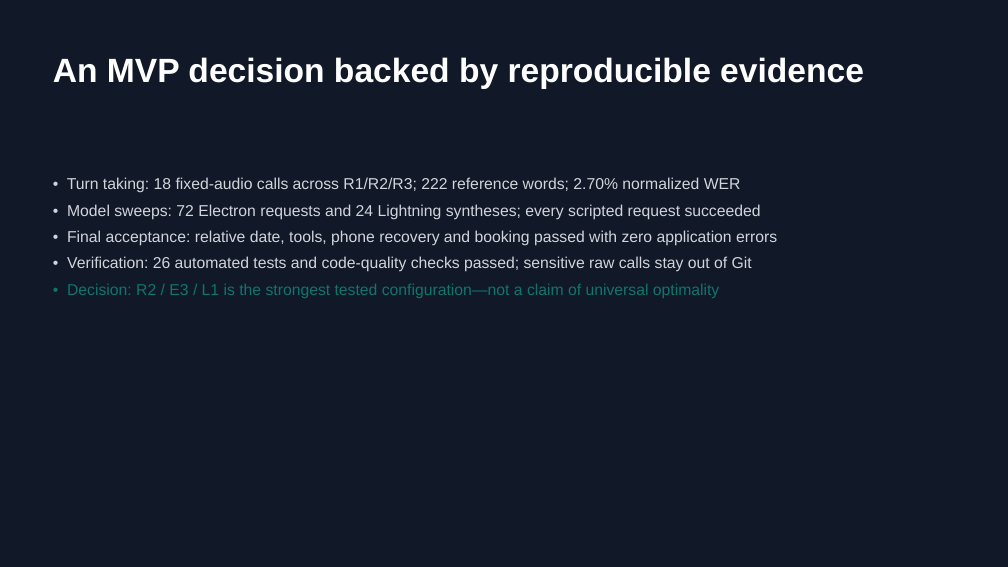
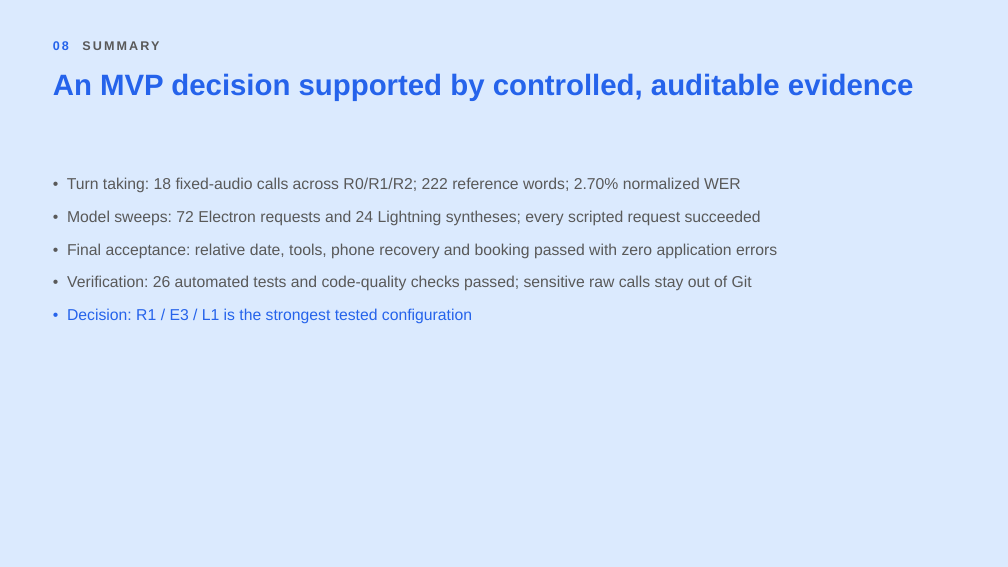
Before and after one commit to Akshita-Garg/voice-agent-eval, a slide deck: slide 9 of Smallest_Voice_Agent_Report.pptx. Drawn at 1008x567 pixels with LibreOffice and Linux fonts; fonts in the diff are those of the drawing. Boxes give left, top, right and bottom in pixels: in the first picture for what was removed or moved away, otherwise in the second. Text is boxed around its words. In the diff, an @@ line names an element or a change of style, - is before the commit and + after.

Commit message:
chore: finalize voice agent assignment

```diff
--- a/Smallest_Voice_Agent_Report.pptx
+++ b/Smallest_Voice_Agent_Report.pptx
@@ background #111827 to #DBEAFE @@
@@ text added at (x1=53, y1=41, x2=159, y2=50), 12 pt, text #595959, bold @@
+08 SUMMARY
@@ text at (x1=53, y1=73, x2=914, y2=101): text changed; size 32 to 28 pt; text colour #FFFFFF to #2563EB @@
-An MVP decision backed by reproducible evidence
+An MVP decision supported by controlled, auditable evidence
@@ text "An MVP decision supported by ..." at (x1=53, y1=73, x2=914, y2=101): vertical alignment middle to top @@
@@ text at (x1=67, y1=177, x2=741, y2=192): text changed; text colour #D1D5DB to #595959 @@
-• Turn taking: 18 fixed-audio calls across R1/R2/R3; 222 reference words; 2.70% normalized WER
+• Turn taking: 18 fixed-audio calls across R0/R1/R2; 222 reference words; 2.70% normalized WER
@@ text at (x1=67, y1=210, x2=777, y2=291): text colour #D1D5DB to #595959 in "• Model sweeps: 72 Electron requests and ...", "• Final acceptance: relative date, tools, phone ...", "• Verification: 26 automated tests and code-quality ..."; more space between paragraphs @@
@@ text at (x1=67, y1=308, x2=472, y2=324): text changed; text colour #0F766E to #2563EB @@
-• Decision: R2 / E3 / L1 is the strongest tested configuration—not a claim of universal optimality
+• Decision: R1 / E3 / L1 is the strongest tested configuration
```
Also in this commit, not shown: 8 other slides changed, 13 other files.
